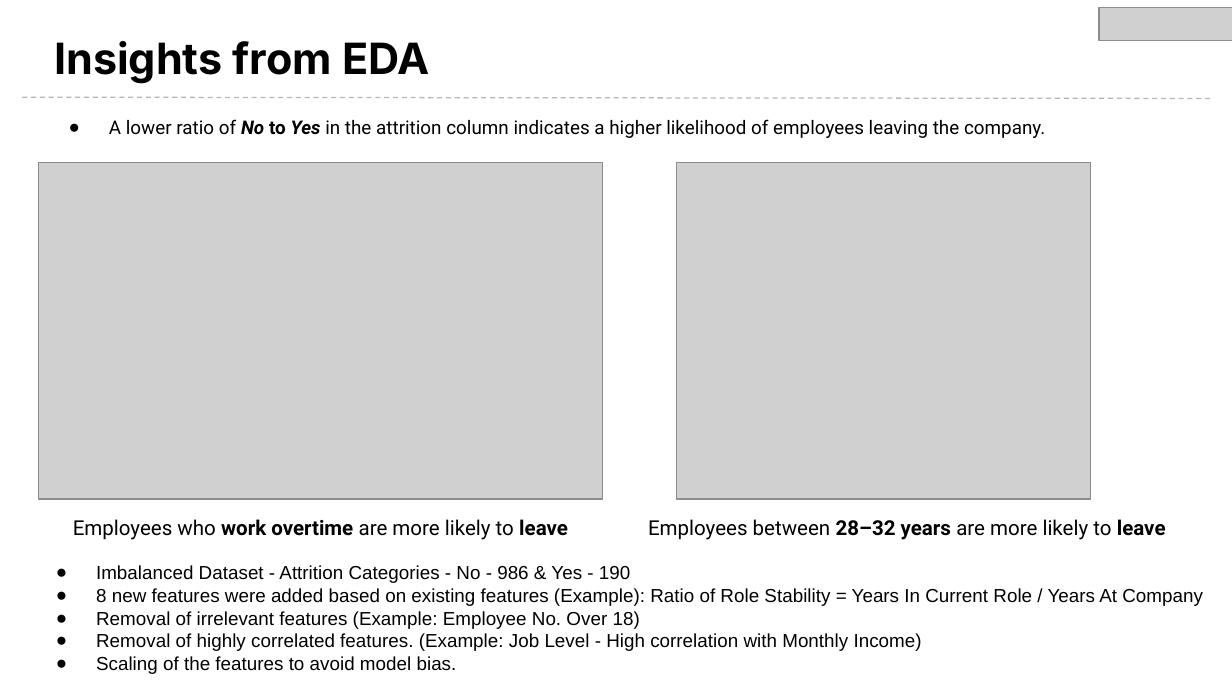
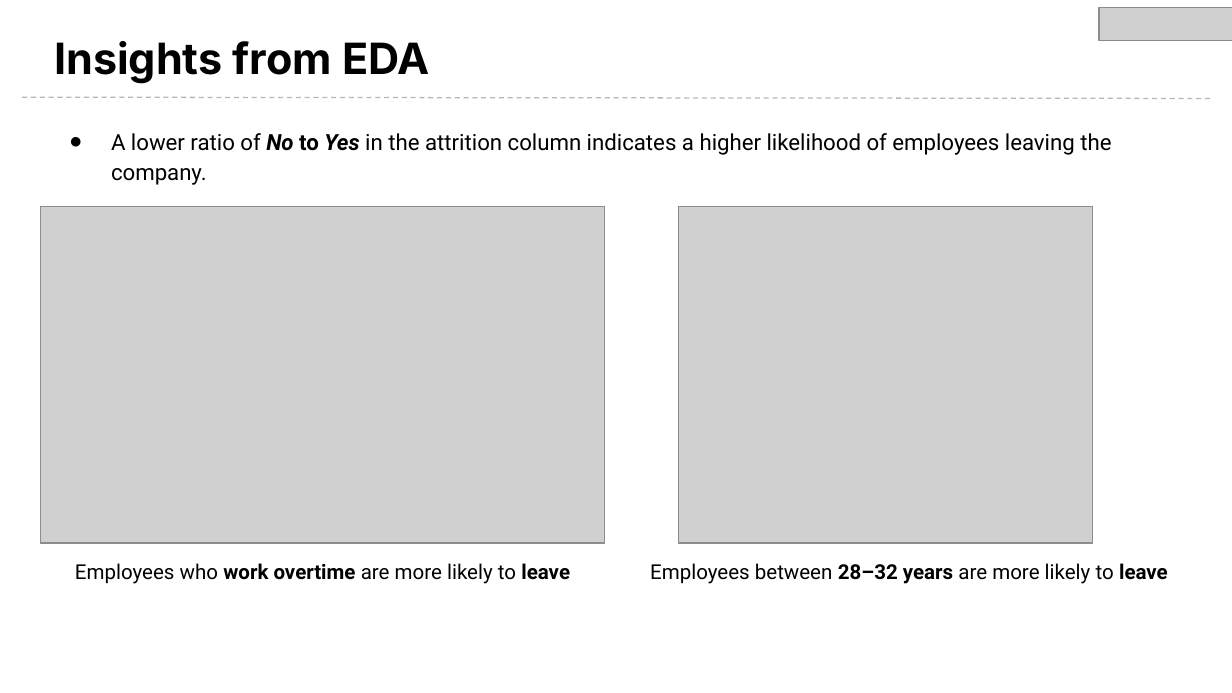
Before and after one commit to ShivamJDS/attrition-predictor, a slide deck: slide 4 of taoiq.pptx. Drawn at 1232x693 pixels with LibreOffice and Linux fonts; fonts in the diff are those of the drawing; grey boxes stand for pictures; background and template pictures are left out. Boxes give left, top, right and bottom in pixels: in the first picture for what was removed or moved away, otherwise in the second. Text is boxed around its words. In the diff, an @@ line names an element or a change of style, - is before the commit and + after.

```diff
--- a/taoiq.pptx
+++ b/taoiq.pptx
@@ text "A lower ratio of No ...": place and size @@
-text "A lower ratio of No ..." at [109,119,1045,138]
+text "A lower ratio of No ..." at [111,133,1111,185]
@@ text "A lower ratio of No ..." at [111,133,1111,185]: size 11 to 13 pt; indent changed @@
@@ 2 pictures, 1 text: place and size @@
-2 pictures, 1 text at [38,163,1166,540]
+2 pictures, 1 text at [41,207,1168,584]
@@ text "Employees who work overtime are ...": place and size @@
-text "Employees who work overtime are ..." at [73,519,568,540]
+text "Employees who work overtime are ..." at [75,563,570,584]
@@ text removed at [96,565,1203,674] @@
-● Imbalanced Dataset - Attrition Categories - No - 986 & Yes - 190
-● 8 new features were added based on existing features (Example): Ratio of Role Stability = Years In Current Role / Years At Company
-● Removal of irrelevant features (Example: Employee No. Over 18)
-● Removal of highly correlated features. (Example: Job Level - High correlation with Monthly Income)
-● Scaling of the features to avoid model bias.
```
Also in this commit, not shown: 2 other slides changed, 8 slides added, 5 slides removed, 2 other files.
